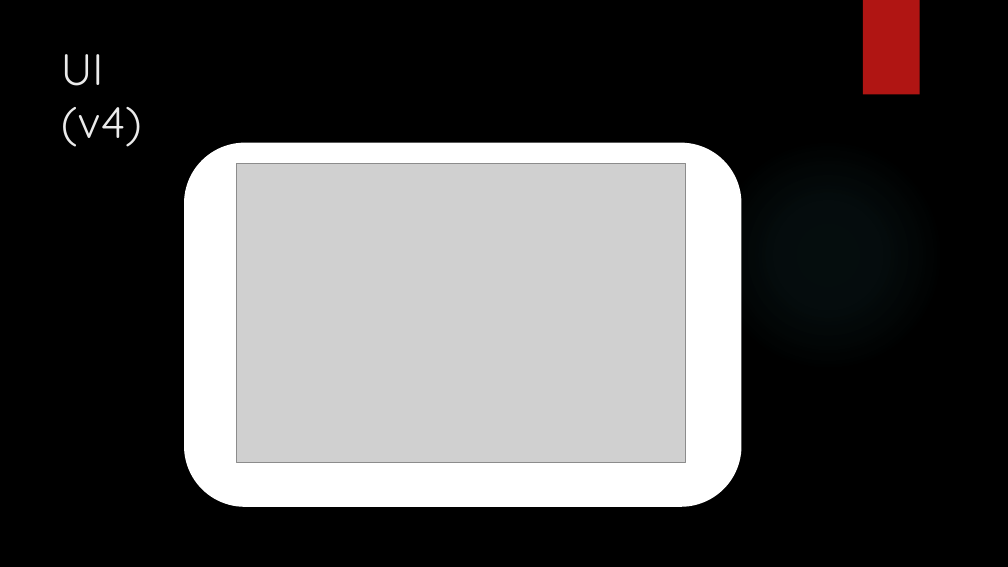
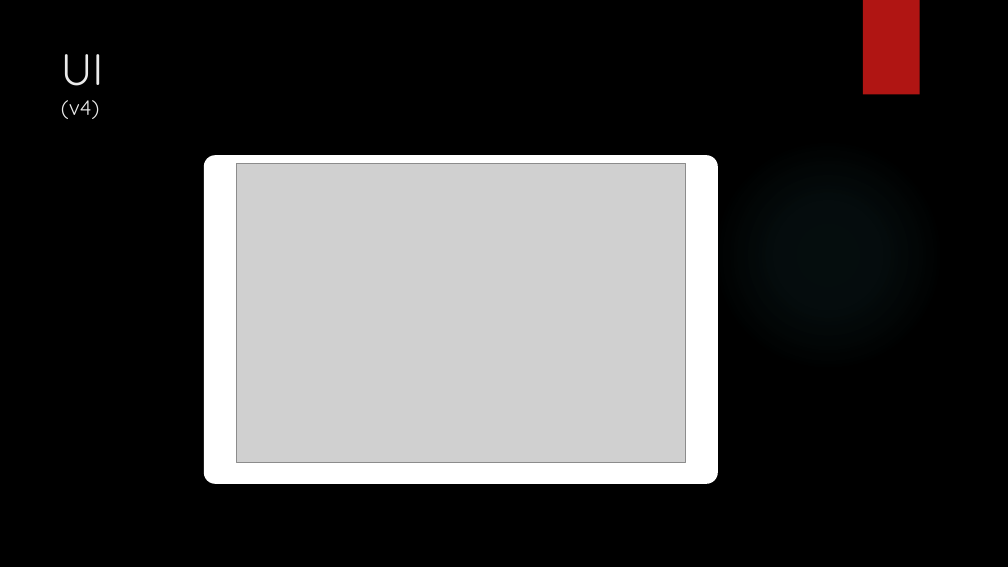
Before and after one commit to mattbulley/Team-Infinite, a slide deck: slide 5 of v4/documentation/Presentation_v4.pptx. Drawn at 1008x567 pixels with LibreOffice and Linux fonts; fonts in the diff are those of the drawing; grey boxes stand for pictures; background and template pictures are left out. Boxes give left, top, right and bottom in pixels: in the first picture for what was removed or moved away, otherwise in the second. Text is boxed around its words. In the diff, an @@ line names an element or a change of style, - is before the commit and + after.

```diff
--- a/v4/documentation/Presentation_v4.pptx
+++ b/v4/documentation/Presentation_v4.pptx
@@ title "UI (v4)" at box(61, 54, 103, 119): size 42 to 20 pt in "(v4)" @@
@@ rounded rectangle: place and size @@
-rounded rectangle at box(184, 143, 741, 507)
+rounded rectangle at box(204, 155, 718, 484)
@@ rounded rectangle at box(204, 155, 718, 484): proportions changed @@
```
Also in this commit, not shown: 1 other slide changed, 3 slides added, 1 other file.
